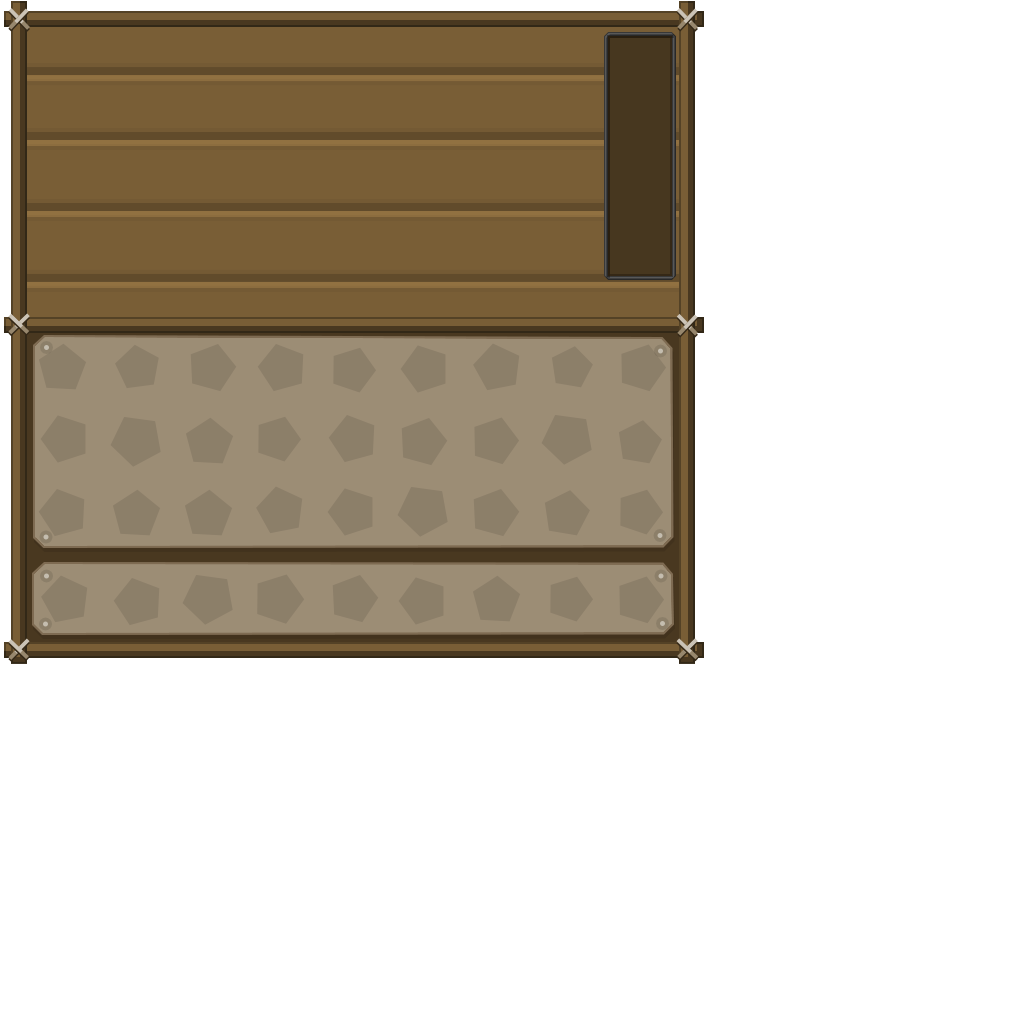
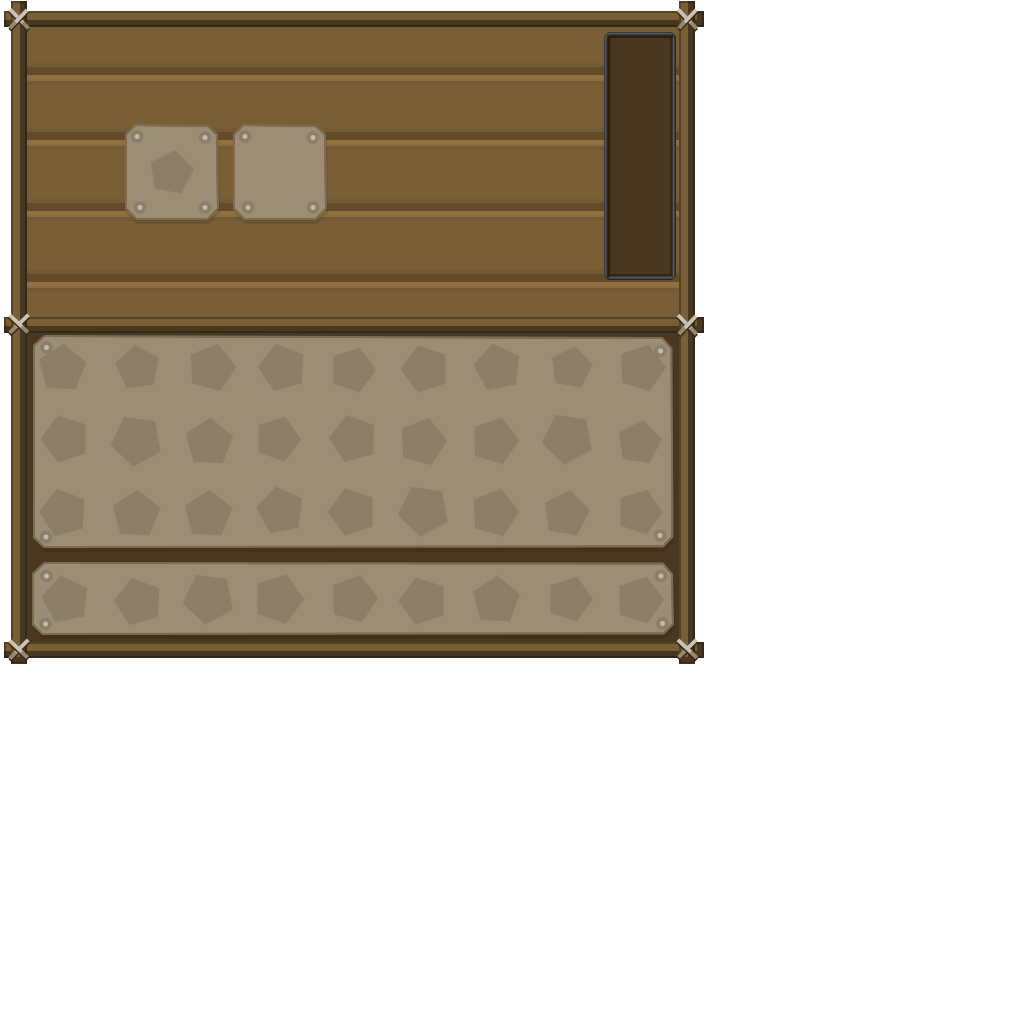
Two versions of the same layered image (1024×1024). Layer-by-layer changes:
painted on "elipsis" over [134, 134, 316, 210]
painted on "Forme 20" over [151, 150, 194, 194]
painted on "Forme 19" over [125, 124, 327, 220]
